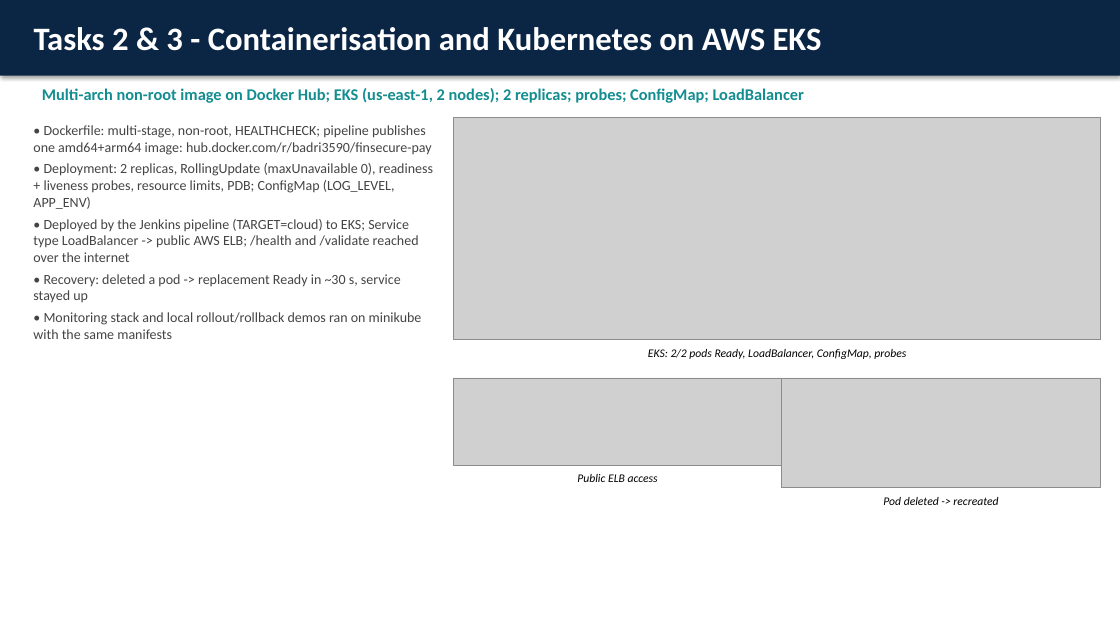
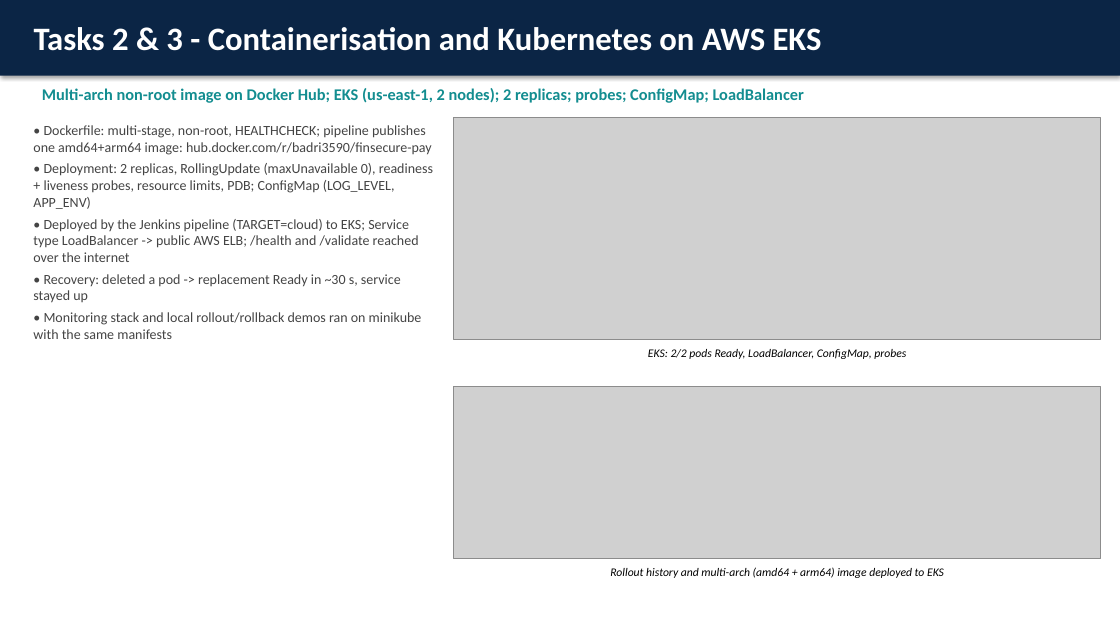
Before and after one commit to badri35/capstone, a slide deck: slide 3 of FinSecure-Pay-Capstone.pptx. Drawn at 1120x630 pixels with LibreOffice and Linux fonts; fonts in the diff are those of the drawing; grey boxes stand for pictures. Boxes give left, top, right and bottom in pixels: in the first picture for what was removed or moved away, otherwise in the second. Text is boxed around its words. In the diff, an @@ line names an element or a change of style, - is before the commit and + after.

```diff
--- a/FinSecure-Pay-Capstone.pptx
+++ b/FinSecure-Pay-Capstone.pptx
@@ picture: place and size @@
-picture at bbox=[454, 378, 781, 465]
+picture at bbox=[454, 386, 1101, 559]
@@ picture removed at bbox=[781, 378, 1101, 487] @@
@@ text removed at bbox=[577, 474, 658, 482] @@
-Public ELB access
@@ text removed at bbox=[883, 497, 998, 505] @@
-Pod deleted -> recreated
@@ text added at bbox=[610, 567, 944, 578], 10 pt, text #000000, italic @@
+Rollout history and multi-arch (amd64 + arm64) image deployed to EKS
```
Also in this commit, not shown: 4 other slides changed, 1 slide added, 1 slide removed, 1 other file.
